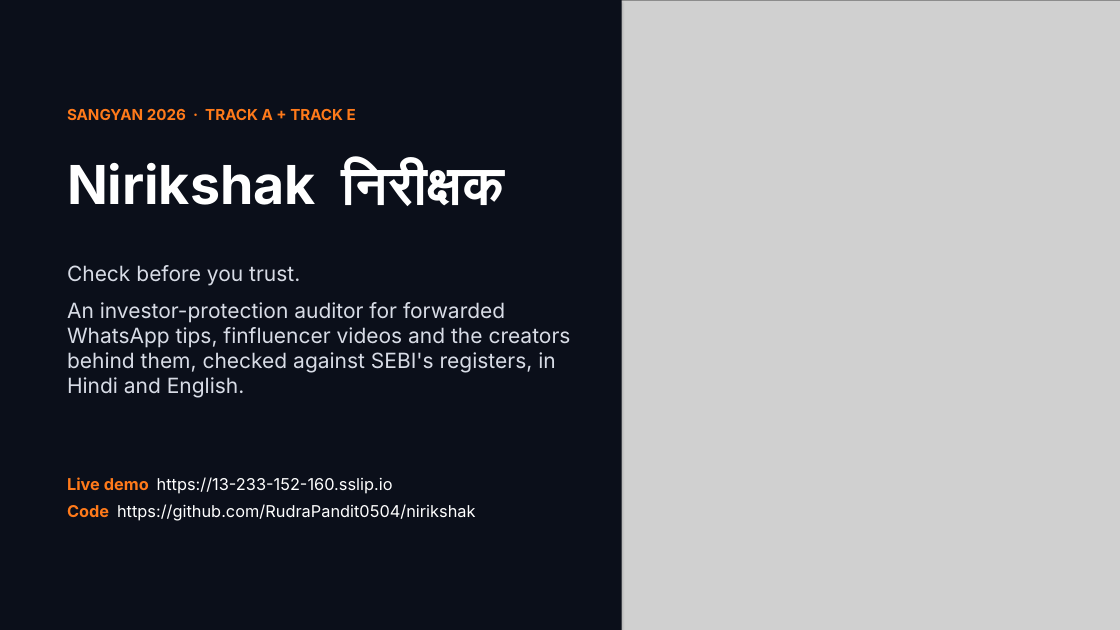
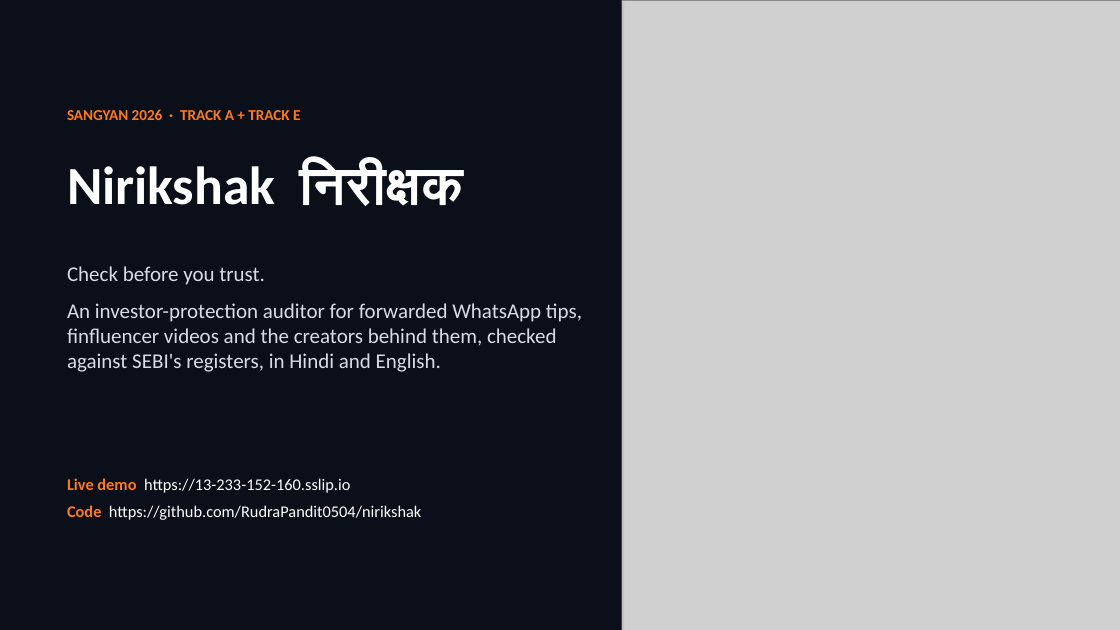
Before and after one commit to RudraPandit0504/nirikshak, a slide deck: slide 1 of presentation/Nirikshak.pptx. Drawn at 1120x630 pixels with LibreOffice and Linux fonts; fonts in the diff are those of the drawing; grey boxes stand for pictures. Boxes give left, top, right and bottom in pixels: in the first picture for what was removed or moved away, otherwise in the second. Text is boxed around its words. In the diff, an @@ line names an element or a change of style, - is before the commit and + after.

```diff
--- a/presentation/Nirikshak.pptx
+++ b/presentation/Nirikshak.pptx
@@ font Inter to Calibri in 4 elements at (x1=67, y1=109, x2=300, y2=120), (x1=67, y1=162, x2=464, y2=206), (x1=67, y1=266, x2=582, y2=372), (x1=67, y1=478, x2=421, y2=520) @@
```
Also in this commit, not shown: 13 other slides changed, 1 other file.
